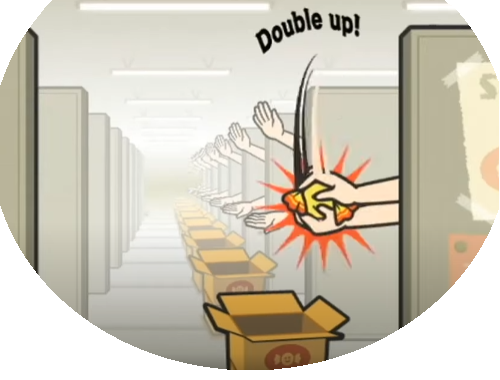
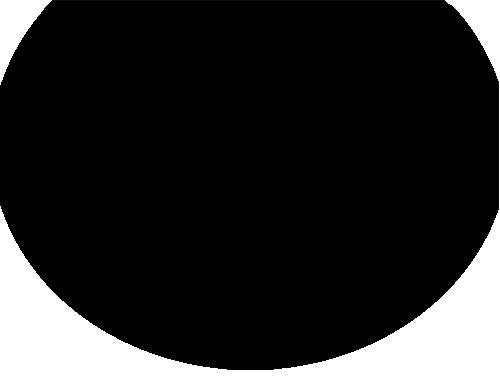
Two versions of the same layered image (500 × 380). Layer-by-layer changes:
hid "Pasted Layer #1" over [0,0,499,370]
